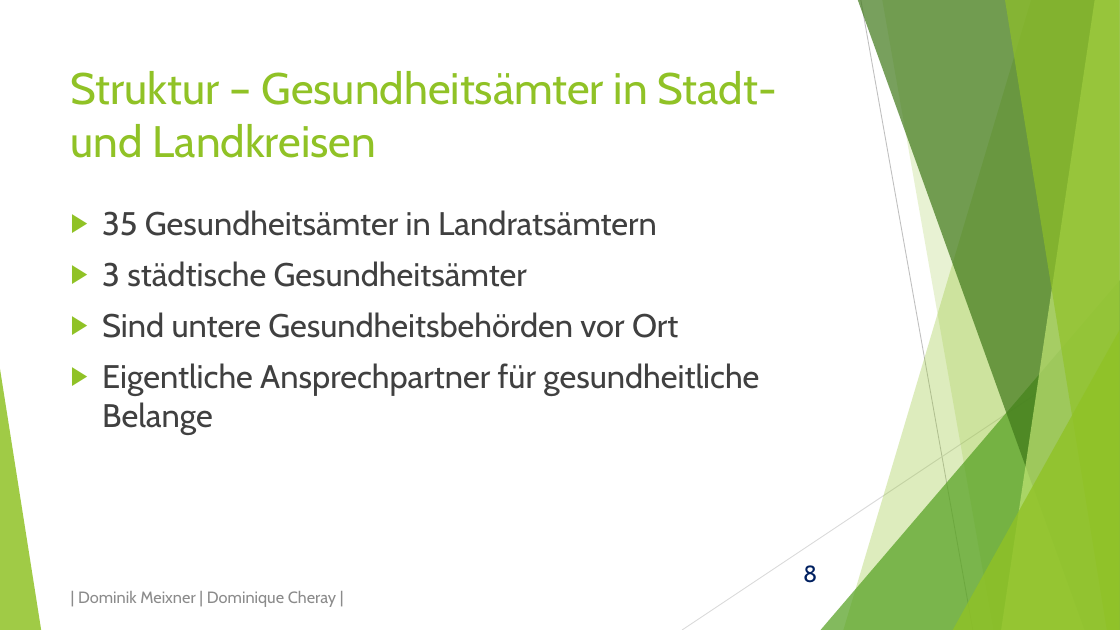
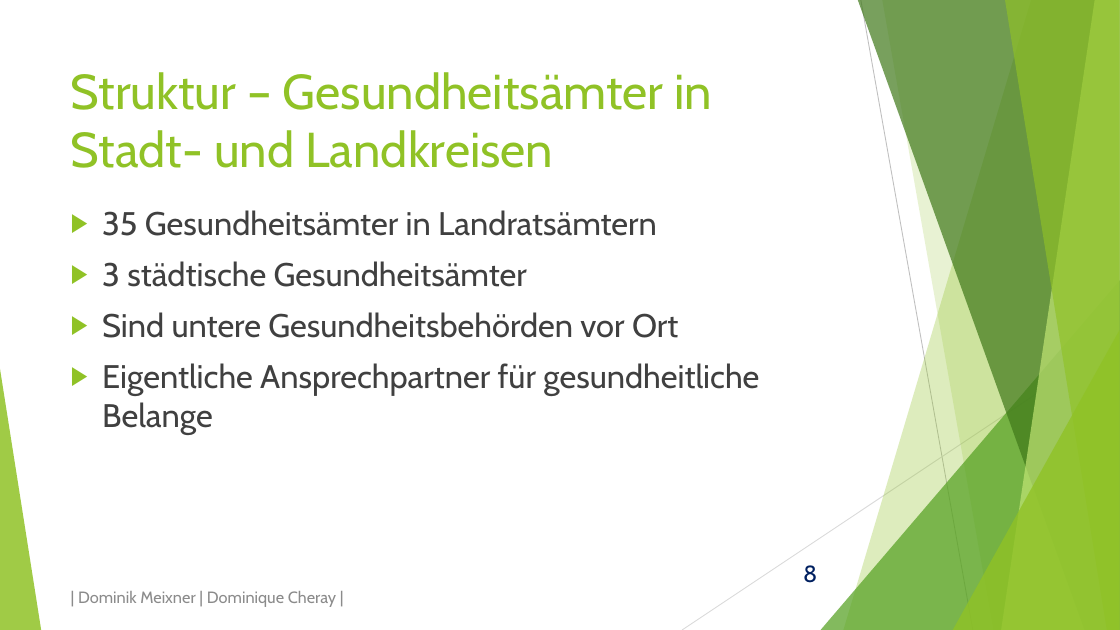
Before and after one commit to domeix/BlaBla, a slide deck: slide 8 of GesundheitsamtPraes.pptx. Drawn at 1120x630 pixels with LibreOffice and Linux fonts; fonts in the diff are those of the drawing. Boxes give left, top, right and bottom in pixels: in the first picture for what was removed or moved away, otherwise in the second. Text is boxed around its words. In the diff, an @@ line names an element or a change of style, - is before the commit and + after.

```diff
--- a/GesundheitsamtPraes.pptx
+++ b/GesundheitsamtPraes.pptx
@@ title "Struktur – Gesundheitsämter in Stadt- ..." at (71,72,712,168): size 37.8 to 42 pt @@
```
Also in this commit, not shown: 3 other slides changed, 4 slides added.
